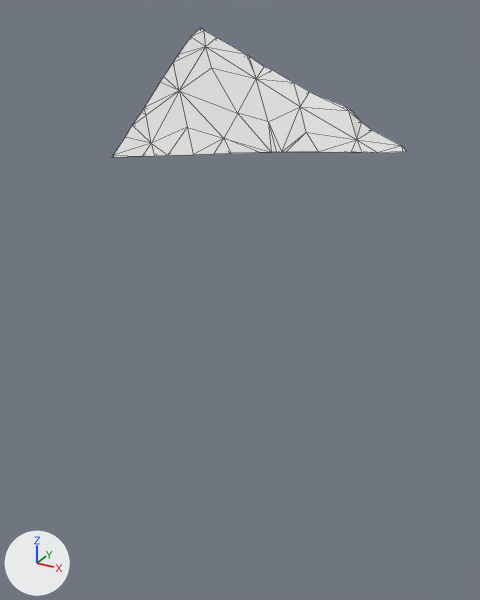
Before and after pictures for a commit that changed the glTF model assets/terrain/surface_pieces/surf_40_4.glb.
Before and after are seen from a 50 mm lens placed at (97.35, 78.21, -2.69), pointed at (92.44, 87.15, -7.16). The lights are fixed; the arrows at lower left show +X, +Y and +Z. The older version comes first. Mesh edges are drawn as thin lines. Where no turn or scale is listed for an object, it has been applied to the vertices.

Objects in the first picture: 'geometry_0'.
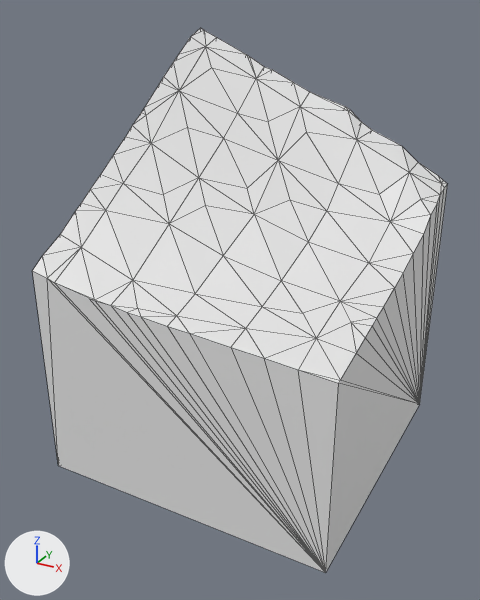
Where the change shows, as pixel boxes [x1, y1, x2, y2] in the pictures (480 x 600 px):
'geometry_0', reshaped (41% wider, 320% taller): before [112, 28, 406, 157]; after [32, 28, 447, 573]
part 1 of me_geometry_0, built on: before [112, 107, 406, 157]; after [32, 107, 447, 573]

The edits, one by one:
me_geometry_0 is used by ob_geometry_0; location (0.0, 0.0, 0.0).
me_geometry_0 had 58 vertices, 112 faces and spanned x 90.0..94.23, y 87.07..90.0, z -5.0..-3.04.
me_geometry_0 now has 113 vertices, 222 faces and spans x 90.0..95.0, y 85.0..90.0, z -10.0..-3.04.
Part 1, on me_geometry_0:
18 vertices are removed from x 90.0..94.23, y 87.09..90.0, z -5.0.
70 faces are deleted.
2 vertices move from x 90.0..90.56, y 87.07..87.51, z -5.0 to x 90.0..91.03, y 86.76..87.05, z -5.52..-5.23.
73 vertices are added at x 90.0..95.0, y 85.0..90.0, z -10.0..-5.12.
180 new faces join them.
